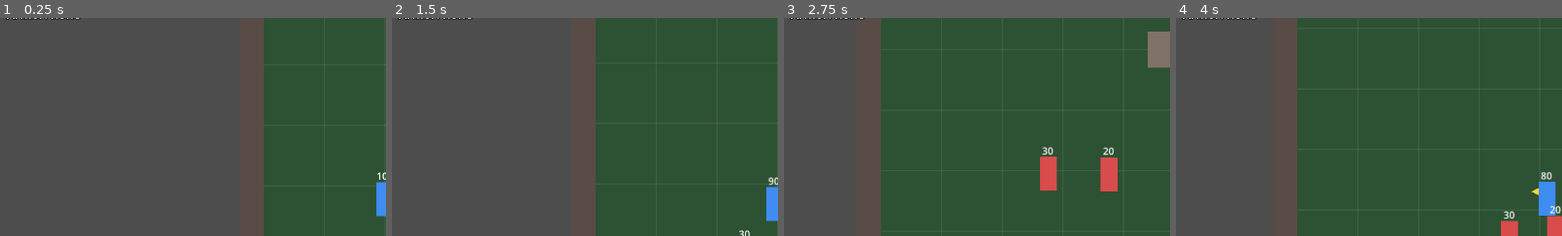
Above: before the commit, frames 1-4 (left to right).
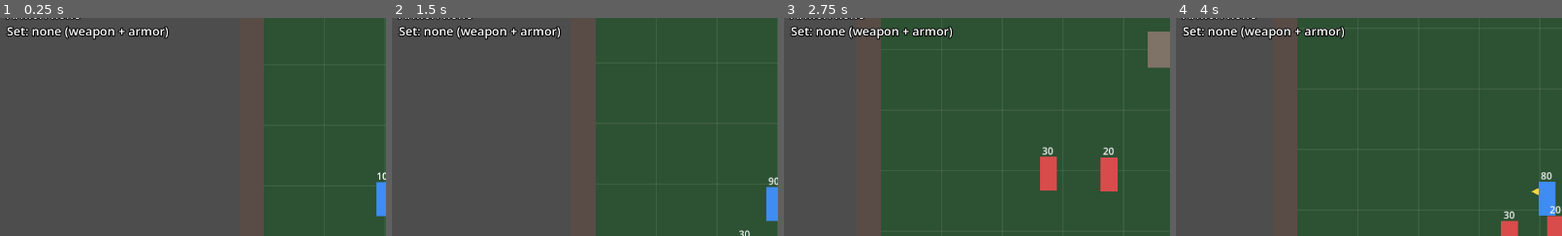
Above: after the commit, the same moments.

Repository: knc219-a11y/second-game
Game: Godot game, scene res://scenes/test_map.tscn
Same seed, same stepped clock (60 frames per second), same inputs: the game is played once before the commit and once after it.
Inputs:
- Up to frame 1 (0.25 s): no input
- Up to frame 2 (1.5 s): hold Right (move_right) 0.53-1.28 s; tap X (attack) at 0.6, 1.35 s; hold Down (move_down) from 1.28 s (still down)
- Up to frame 3 (2.75 s): release Down (move_down) at 2.03 s; hold Right (move_right) from 2.03 s (still down); tap Space (roll) at 2.1 s; tap X (attack) at 2.3 s
- Up to frame 4 (4 s): release Right (move_right) at 2.78 s; hold Up (move_up) 2.78-3.53 s; tap X (attack) at 2.85, 3.6 s; hold Left (move_left) from 3.53 s (still down)
The pictures show only the part of the screen within x 0-50%, y 8-58%; the shares and areas given below are measured in that part.

The runs differ from the first frame. In frame 1, 1.3% of the frame differs, in the area x 1-44%, y 3-11%; in frame 2, 1.3%; in frame 3, 1.3%; in frame 4, 1.3%.

Commit message:
Loot: Warrior's Set - weapon + armor make the 3rd combo hit release a shockwave
Any weapon plus Leather Armor turns on a set effect: the combo finisher
also releases an elliptical ring (radius 120 px) that deals 5 damage and
pushes every enemy inside away from the Player. HUD shows the set line.

Co-Authored-By: Claude Opus 5.5 (1M context) <noreply@anthropic.com>
Claude-Session: https://claude.ai/code/session_01S1owFS2wdPFQpfyDnMrhk7

Diff:
--- a/scenes/player.tscn
+++ b/scenes/player.tscn
@@ -56,6 +56,10 @@
 position = Vector2(0, -28)
 shape = SubResource("RectangleShape2D_hurt")
 
+[node name="ShockwaveRing" type="Line2D" parent="."]
+visible = false
+width = 6.0
+
 [node name="HpLabel" type="Label" parent="."]
 offset_left = -24.0
 offset_top = -78.0
@@ -103,6 +107,16 @@
 theme_override_font_sizes/font_size = 20
 text = "Armor: none"
 
+[node name="SetLabel" type="Label" parent="Hud"]
+offset_left = 16.0
+offset_top = 68.0
+offset_right = 516.0
+offset_bottom = 96.0
+theme_override_constants/outline_size = 6
+theme_override_colors/font_outline_color = Color(0, 0, 0, 1)
+theme_override_font_sizes/font_size = 20
+text = "Set: none (weapon + armor)"
+
 [node name="Camera2D" type="Camera2D" parent="."]
 position = Vector2(0, -28)
 position_smoothing_enabled = true
--- a/scripts/player.gd
+++ b/scripts/player.gd
@@ -51,6 +51,18 @@
 # as small a step as one weapon tier. One armor only for now; R resets it.
 @export var armor_name: String = "Leather Armor"
 @export var armor_damage_reduction: int = 2
+# Set effect, on only while any weapon AND the armor are worn: the 3rd combo hit
+# also releases a shockwave ring around the Player's feet. Every enemy inside
+# takes shockwave_damage and is pushed away (left/right) with
+# shockwave_knockback_scale. The ring is an ellipse (y squashed by
+# shockwave_y_scale) to match the top-down 2.5D floor; hit test uses the same shape.
+@export var set_name: String = "Warrior's Set"
+@export var shockwave_radius: float = 120.0
+@export var shockwave_y_scale: float = 0.5
+@export var shockwave_damage: int = 5
+@export var shockwave_knockback_scale: float = 1.5
+@export var shockwave_duration: float = 0.25
+@export var shockwave_color: Color = Color(1, 0.95, 0.6, 1)
 # A roll passes through enemy bodies (physics layer "enemy_body"); walls still
 # block it. Both ways are turned off: the Player ignores enemies, and its body
 # leaves "world" so chasing enemies don't get shoved ahead of the roll. If the
@@ -86,6 +98,7 @@
 # 0 = unarmed, otherwise the index+1 of the equipped weapon above.
 var weapon_tier: int = 0
 var has_armor: bool = false
+var shockwave_time_left: float = 0.0
 
 @onready var visual: Node2D = $Visual
 @onready var feet: CollisionShape2D = $CollisionShape2D
@@ -103,11 +116,20 @@
 # Placeholder readout of the equipped weapon (top-left of the screen).
 @onready var weapon_label: Label = $Hud/WeaponLabel
 @onready var armor_label: Label = $Hud/ArmorLabel
+@onready var set_label: Label = $Hud/SetLabel
+# Placeholder ring for the set shockwave, grows and fades over shockwave_duration.
+@onready var shockwave_ring: Line2D = $ShockwaveRing
 
 
 func _ready() -> void:
 	hp = max_hp
 	hp_label.text = str(hp)
+	var points := PackedVector2Array()
+	for i in 33:
+		var a := TAU * i / 32.0
+		points.append(Vector2(cos(a), sin(a) * shockwave_y_scale) * shockwave_radius)
+	shockwave_ring.points = points
+	shockwave_ring.default_color = shockwave_color
 
 
 func _physics_process(delta: float) -> void:
@@ -118,6 +140,10 @@
 
 	if roll_cooldown_left > 0.0:
 		roll_cooldown_left -= delta
+
+	if shockwave_time_left > 0.0:
+		shockwave_time_left -= delta
+		_update_shockwave_ring()
 
 	if passing_enemies and roll_time_left <= 0.0 and not _overlaps_enemy():
 		_set_passing_enemies(false)
@@ -231,6 +257,9 @@
 	if attack_time < attack_startup:
 		_set_attack_phase(AttackPhase.STARTUP)
 	elif attack_time < attack_startup + attack_active:
+		# Set shockwave goes first so the finisher's own bigger knockback wins on its target.
+		if attack_phase != AttackPhase.ACTIVE and combo_index == combo_damage.size() - 1 and has_set():
+			_release_shockwave()
 		_set_attack_phase(AttackPhase.ACTIVE)
 		_apply_hits()
 	elif attack_time < _attack_total():
@@ -266,7 +295,8 @@
 	var landed := false
 	for area in hitbox.get_overlapping_areas():
 		var target := area.get_parent()
-		if target in hit_targets or not target.has_method("take_damage"):
+		# is_queued_for_deletion: already killed this frame (e.g. by the set shockwave).
+		if target in hit_targets or not target.has_method("take_damage") or target.is_queued_for_deletion():
 			continue
 		hit_targets.append(target)
 		# Knock back along the facing locked at attack start, not the current facing.
@@ -282,6 +312,43 @@
 	return combo_damage[combo_index] + bonus
 
 
+func has_set() -> bool:
+	return weapon_tier > 0 and has_armor
+
+
+func _release_shockwave() -> void:
+	shockwave_time_left = shockwave_duration
+	_update_shockwave_ring()
+	var count := 0
+	for enemy in get_tree().get_nodes_in_group("enemies"):
+		if enemy.is_queued_for_deletion():
+			continue
+		var offset: Vector2 = enemy.global_position - global_position
+		offset.y /= shockwave_y_scale
+		if offset.length() > shockwave_radius:
+			continue
+		var dir := facing if is_zero_approx(offset.x) else int(signf(offset.x))
+		enemy.take_damage(shockwave_damage, dir, shockwave_knockback_scale)
+		count += 1
+	print("Set shockwave hit %d enemies" % count)
+
+
+func _update_shockwave_ring() -> void:
+	shockwave_ring.visible = shockwave_time_left > 0.0
+	# 0 at release -> 1 at the end: grows from 40% to full size and fades out.
+	var t := 1.0 - shockwave_time_left / shockwave_duration
+	shockwave_ring.scale = Vector2.ONE * lerpf(0.4, 1.0, t)
+	shockwave_ring.modulate.a = 1.0 - t
+
+
+func _update_set_label() -> void:
+	if has_set():
+		set_label.text = "Set: %s (3rd hit shockwave)" % set_name
+		print("Set active: %s" % set_name)
+	else:
+		set_label.text = "Set: none (weapon + armor)"
+
+
 func equip_weapon(tier: int) -> void:
 	# A drop no better than the current weapon is just picked up and gone.
 	if tier <= weapon_tier or is_dead:
@@ -291,6 +358,7 @@
 	print("Picked up %s (+%d damage)" % [weapon_names[i], weapon_damage_bonus[i]])
 	weapon_label.text = "Weapon: %s (+%d damage)" % [weapon_names[i], weapon_damage_bonus[i]]
 	attack_arc.color = weapon_arc_color[i]
+	_update_set_label()
 
 
 func equip_armor() -> void:
@@ -299,6 +367,7 @@
 	has_armor = true
 	print("Picked up %s (-%d damage taken)" % [armor_name, armor_damage_reduction])
 	armor_label.text = "Armor: %s (-%d damage taken)" % [armor_name, armor_damage_reduction]
+	_update_set_label()
 
 
 func _start_hitstop(duration: float) -> void:
@@ -348,6 +417,8 @@
 	_cancel_attack()
 	_end_roll()
 	hurt_knockback_left = 0.0
+	shockwave_time_left = 0.0
+	shockwave_ring.visible = false
 	$Hurtbox.set_deferred("monitorable", false)
 	hurt_flash_left = 0.0
 	body.color = dead_color
